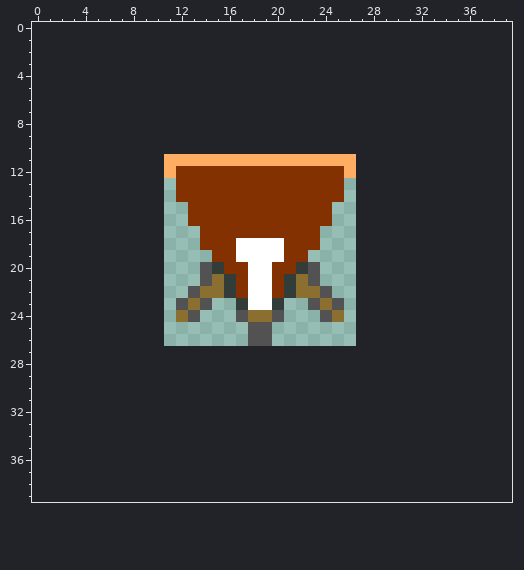
File history of a pixel-art sprite, ShootingGame/ShootingGame/img/ShotgunEnemy.png. Above is the file before it was changed.
The file is 16x16 pixels. The old version is drawn lined up with the new one, on the new canvas.
New version:
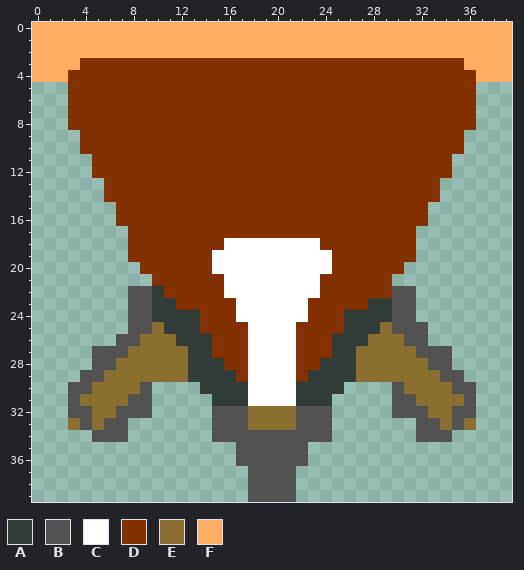
Palette (. is transparent): A #323c39  B #525252  C #ffffff  D #833100  E #8a6f30  F #ffad63
Difference:
canvas 16x16 -> 40x40, the old top-left corner now at 11,11
Changed rows in their new state; - is an unchanged pixel.
first column x 0:
 0 FFFFFFFFFFFFFFFFFFFFFFFFFFFFFFFFFFFFFFFF
 1 FFFFFFFFFFFFFFFFFFFFFFFFFFFFFFFFFFFFFFFF
 2 FFFFFFFFFFFFFFFFFFFFFFFFFFFFFFFFFFFFFFFF
 3 FFFFDDDDDDDDDDDDDDDDDDDDDDDDDDDDDDDDFFFF
 4 FFFDDDDDDDDDDDDDDDDDDDDDDDDDDDDDDDDDDFFF
 5 ---DDDDDDDDDDDDDDDDDDDDDDDDDDDDDDDDDD---
 6 ---DDDDDDDDDDDDDDDDDDDDDDDDDDDDDDDDDD---
 7 ---DDDDDDDDDDDDDDDDDDDDDDDDDDDDDDDDDD---
 8 ---DDDDDDDDDDDDDDDDDDDDDDDDDDDDDDDDDD---
 9 ----DDDDDDDDDDDDDDDDDDDDDDDDDDDDDDDD----
10 ----DDDDDDDDDDDDDDDDDDDDDDDDDDDDDDDD----
11 -----DDDDDDDDDDDDDDDDDDDDDDDDDDDDDD-----
12 -----DDDDDDD--------------DDDDDDDDD-----
13 ------DDDDDD--------------DDDDDDDD------
14 ------DDDDDD--------------DDDDDDDD------
15 -------DDDDDD------------DDDDDDDD-------
16 -------DDDDDD------------DDDDDDDD-------
17 --------DDDDDD----------DDDDDDDD--------
18 --------DDDDDD--C----CCCDDDDDDDD--------
19 --------DDDDDDDCC----CCCCDDDDDDD--------
20 ---------DDDDDDCCC--CCCCCDDDDDD---------
21 ----------DDDDDDCC--CCCCDDDDDD----------
22 --------BBADDDDDCC--CCCCDDDDDDBB--------
23 --------BBAADDDDDC--CCCDDDDDAABB--------
24 --------BBAAAADDDCCCCCCDDDAAAABB--------
25 --------BBEAAADDDDCCCCDDDDAAAEBBB-------
26 -------BBEEEAAADDDCCCCDDDAAAEEEBB-------
27 -----BBBEEEEEAADDDCCCCDDDAAEEEEEBBB-----
28 -----BBEEEEEEAAADDCCCCDDAAAEEEEEEBB-----
29 ----BBEEEEEEEAAAADCCCCDAAAAEEEEEEEBB----
30 ---BBEEEEB----AAAACCCCAAAA----BEEEEBB---
31 ---BEEEEBB-----AAACCCCAAA-----BBEEEEB---
32 ---BBEEBBB-----BBBEEEEBBB-----BBBEEBB---
33 ---EBEBB-------BBBEEEEBBB-------BBEBE---
34 -----BBB-------BBBBBBBBBB-------BBB-----
35 -----------------BBBBBB-----------------
36 -----------------BBBBBB-----------------
37 ------------------BBBB------------------
38 ------------------BBBB------------------
39 ------------------BBBB------------------
Pixel boxes of the changes (left, top, right, bottom) in both pictures:
changed: (32, 22, 512, 502)
